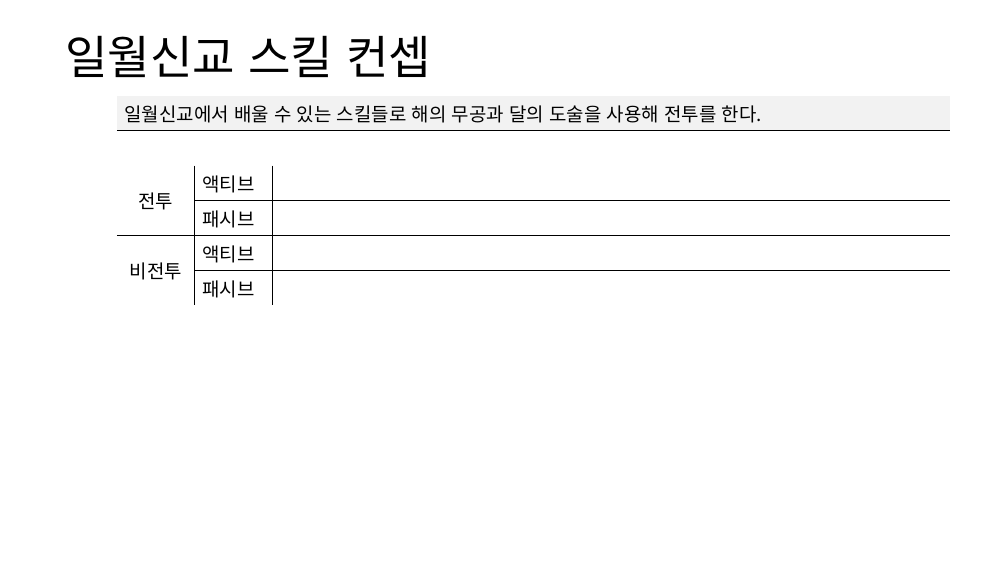
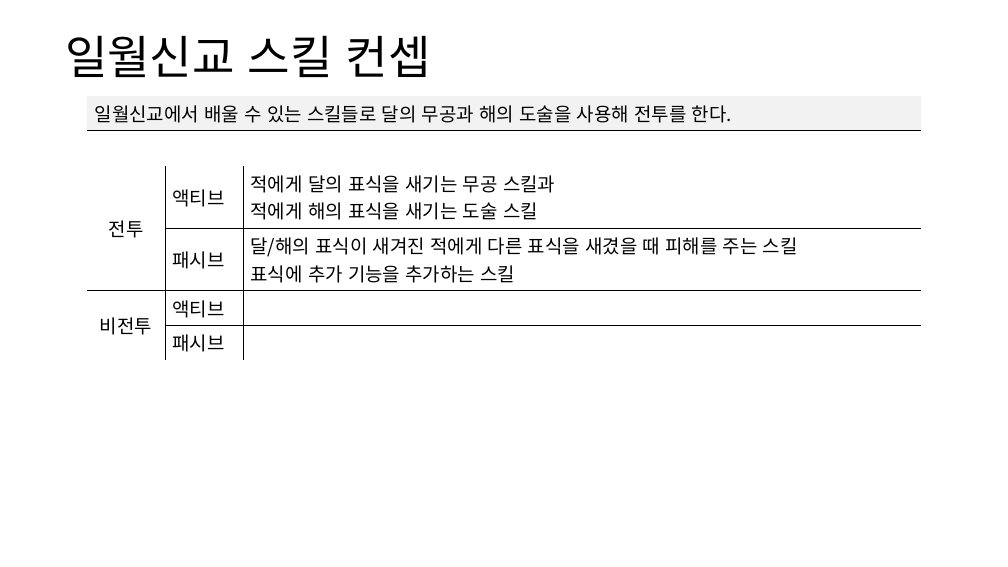
Before and after one commit to yjk0401/unityenginebasic_9th, a slide deck: slide 15 of 기획/방랑엽사전/스킬 기획서.pptx. Drawn at 1008x567 pixels with LibreOffice and Linux fonts; fonts in the diff are those of the drawing. Boxes give left, top, right and bottom in pixels: in the first picture for what was removed or moved away, otherwise in the second. Text is boxed around its words. In the diff, an @@ line names an element or a change of style, - is before the commit and + after.

```diff
--- a/기획/방랑엽사전/스킬 기획서.pptx
+++ b/기획/방랑엽사전/스킬 기획서.pptx
@@ table at (87, 96, 920, 356) @@
-row 1, column 1: 일월신교에서 배울 수 있는 스킬들로 해의 무공과 달의 도술을 사용해 전투를 한다.
+row 1, column 1: 일월신교에서 배울 수 있는 스킬들로 달의 무공과 해의 도술을 사용해 전투를 한다.
-row 3, column 3: 
+row 3, column 3: 적에게 달의 표식을 새기는 무공 스킬과 / 적에게 해의 표식을 새기는 도술 스킬
-row 4, column 3: 
+row 4, column 3: 달/해의 표식이 새겨진 적에게 다른 표식을 새겼을 때 피해를 주는 스킬 / 표식에 추가 기능을 추가하는 스킬
@@ table: place and size @@
-table at (117, 96, 951, 302)
+table at (87, 96, 920, 356)
```
Also in this commit, not shown: 14 other slides changed, 4 slides added, 3 other files.
